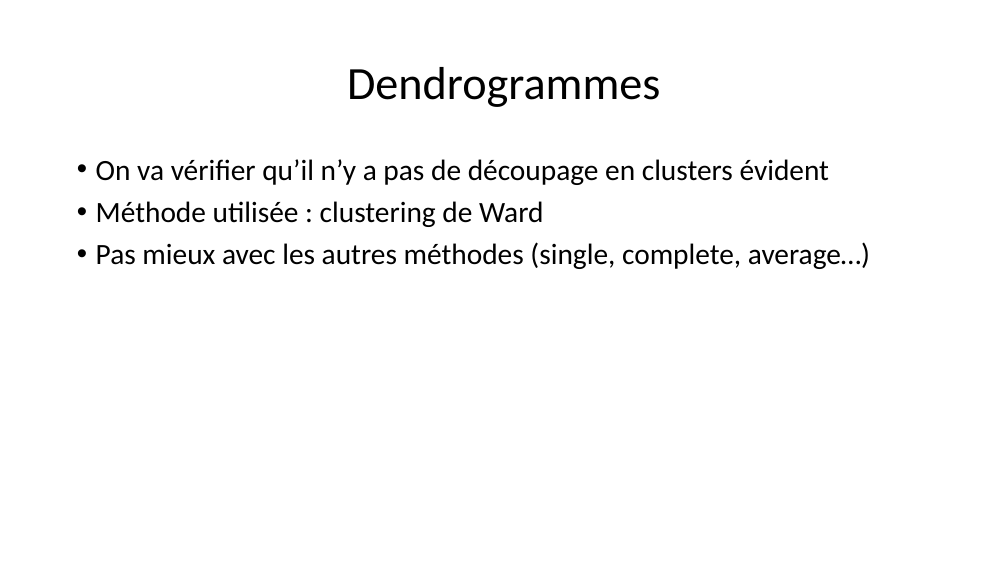
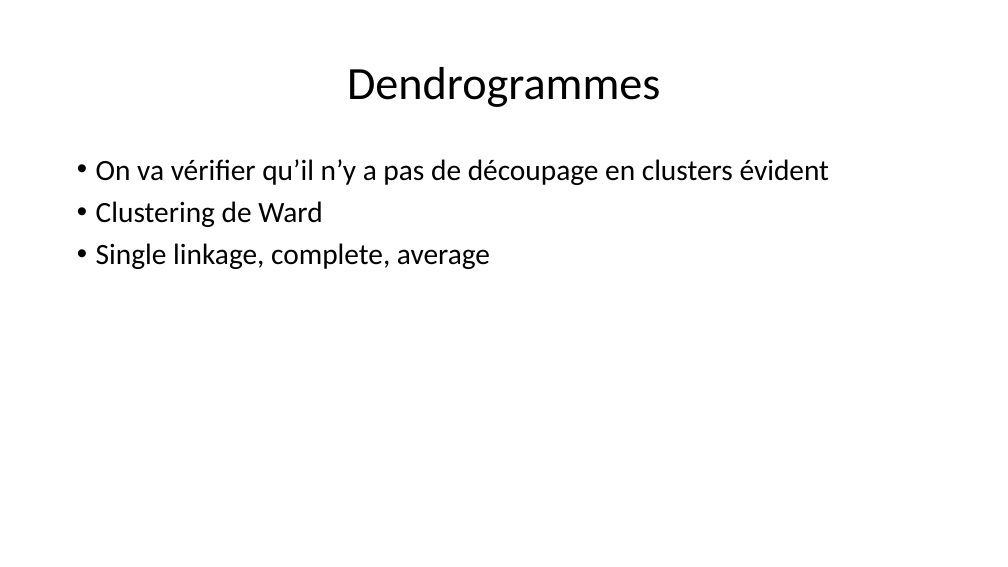
Before and after one commit to morganscao/Projet3, a slide deck: slide 20 of Rapport/Moteur de recommandations de films.pptx (slide 22 before the commit). Drawn at 1008x567 pixels with LibreOffice and Linux fonts; fonts in the diff are those of the drawing. Boxes give left, top, right and bottom in pixels: in the first picture for what was removed or moved away, otherwise in the second. Text is boxed around its words. In the diff, an @@ line names an element or a change of style, - is before the commit and + after.

```diff
--- a/Rapport/Moteur de recommandations de films.pptx
+++ b/Rapport/Moteur de recommandations de films.pptx
@@ text at [96, 201, 490, 269]: text changed @@
-• Méthode utilisée : clustering de Ward
-• Pas mieux avec les autres méthodes (single, complete, average…)
+• Clustering de Ward
+• Single linkage, complete, average
```
Also in this commit, not shown: 9 other slides changed, 2 slides added, 5 slides removed.
